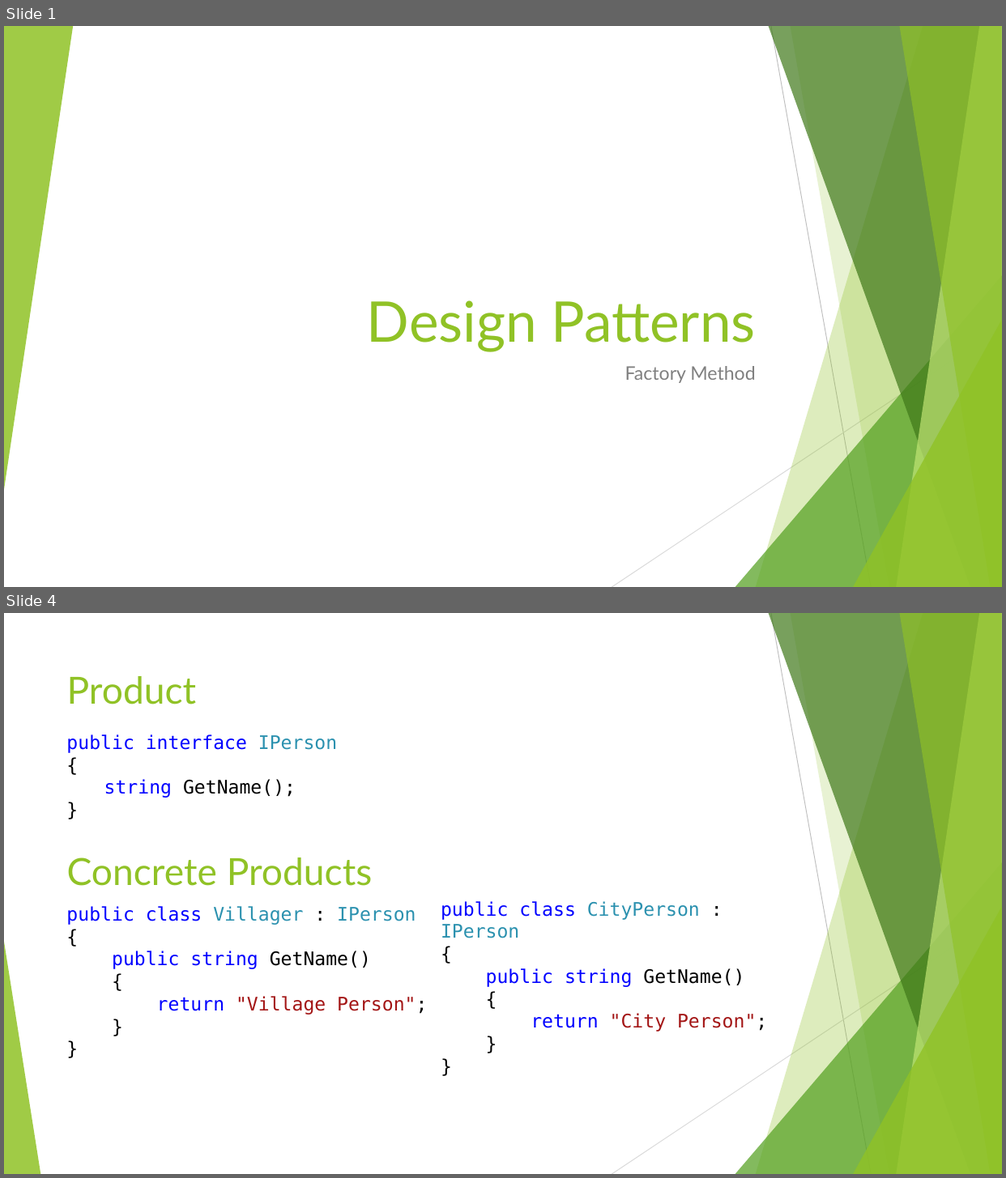
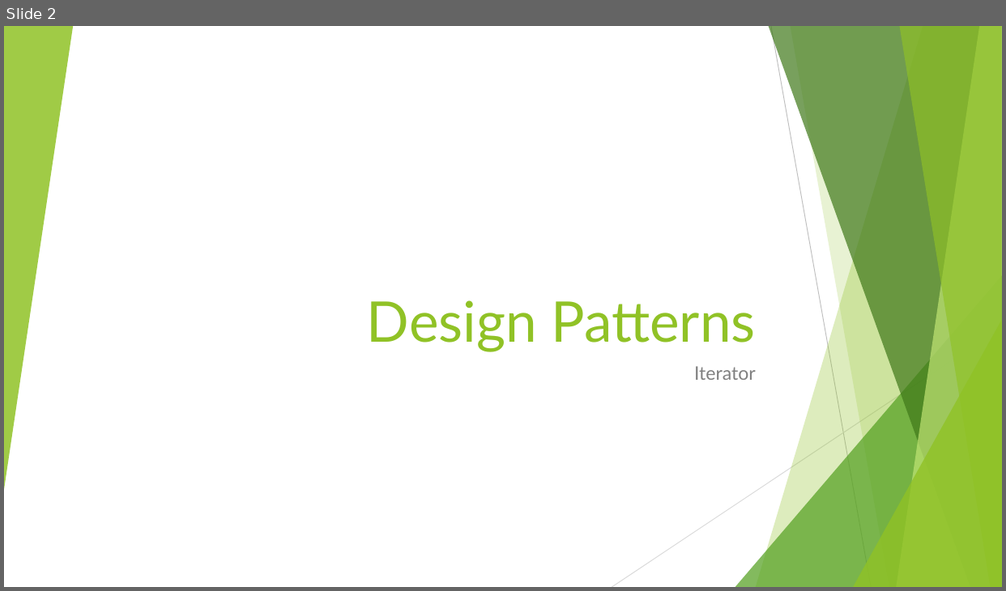
Before and after one commit to cmelende/Design-Patterns, a slide deck: Notes/Powerpoints/Iterator.pptx. Shown one above the other, each under a label of ours: slides 1 and 4 before the commit, slide 2 after it; the slides between them are not shown. The pictures are 1006x1178 and 1006x591 pixels, drawn with LibreOffice and Linux fonts; fonts in the diff are those of the drawing. Boxes give left, top, right and bottom in pixels: in the first picture for what was removed or moved away, otherwise in the second. Text is boxed around its words. In the diff, an @@ line names an element or a change of style, - is before the commit and + after.

```diff
--- a/Notes/Powerpoints/Iterator.pptx
+++ b/Notes/Powerpoints/Iterator.pptx
@@ slide 4 removed at (4, 613, 1002, 1174), background #FFFFFF; not listed: 9 template elements that a slide beside it also shows @@
@@ title removed at (67, 676, 197, 705) @@
-Product
@@ text removed at (66, 735, 337, 798) @@
-public interface IPerson
-{
-string GetName();
-}
@@ text removed at (67, 858, 373, 886) @@
-Concrete Products
@@ text removed at (441, 901, 767, 1032) @@
-public class CityPerson : IPerson
-{
-public string GetName()
-{
-return "City Person";
-}
-}
@@ text removed at (66, 906, 427, 1015) @@
-public class Villager : IPerson
-{
-public string GetName()
-{
-return "Village Person";
-}
-}
@@ triangle removed at (4, 942, 40, 1174) @@
@@ what was slide 1 is now slide 2 @@
@@ slide 2 changed as well @@
@@ subtitle at (694, 366, 756, 380): text changed @@
-Factory Method
+Iterator
```
Also in this commit, not shown: 2 other slides changed, 1 slide added, 3 other slides removed, 15 other files.
